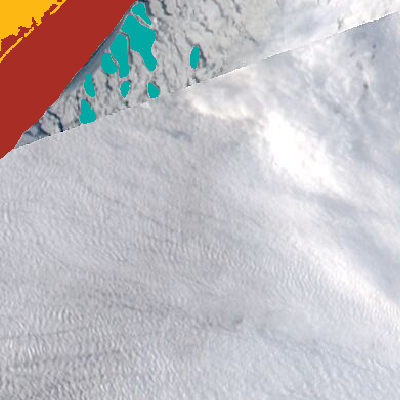
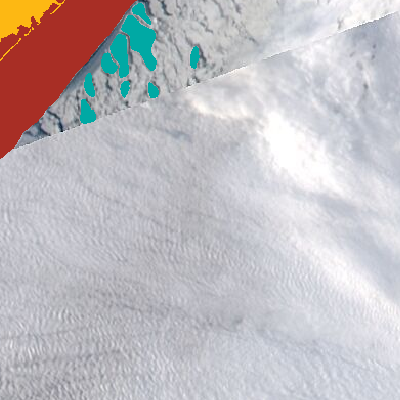
Layered file, before and after one edit (400×400). Changes by layer:
painted on "landmask" (2nd of 2) over (x1=0, y1=0, x2=66, y2=63)
painted on "landfast ice" over (x1=0, y1=0, x2=66, y2=63)
